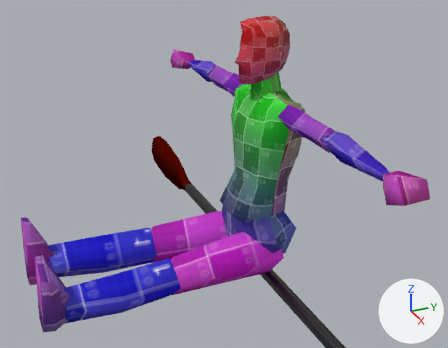
A saved change to the Blender file raw_assets/character.blend.
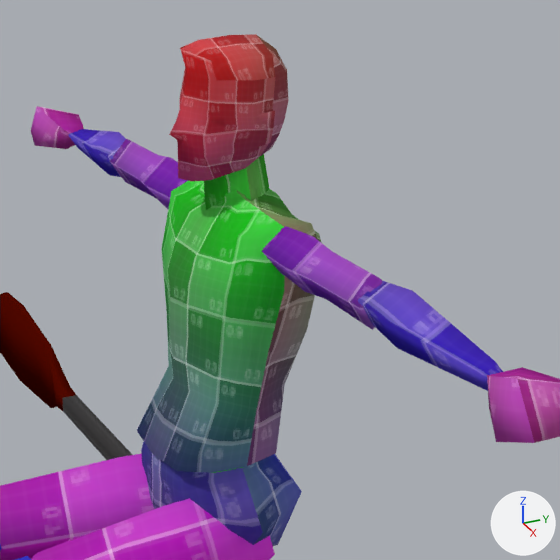
Old and new are each drawn whole from a camera (50 mm lens) standing at (1.998, -1.063, 1.455) and looking at (0.098, -0.208, 0.505) and again close up on the part from 35% to 93% of the width and 0% to 75% of the height. Every picture has the same lights, and +X, +Y and +Z are marked at lower right.

The first close-up shows 'Remo', 'arm.hi.l_Cube.001', 'arm.hi.r_Cube.014', 'arm.lo.l_Cube.003', 'body_Cube', 'body_Cube.001', 'hand.l_Cube.004', 'hand.r_Cube.015', 'head_Cube.016', 'hips_Cube.002', 'leg.hi.l_Cube.005', 'leg.hi.r_Cube.010'.
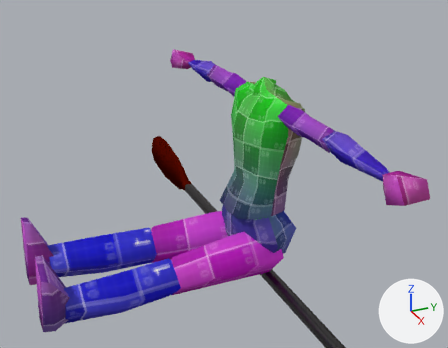
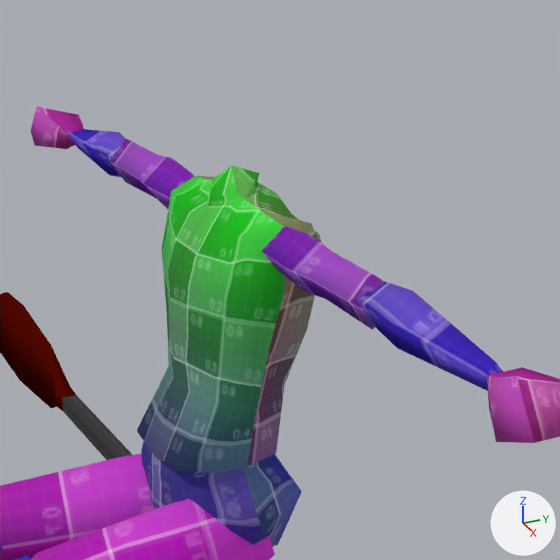
Pixel boxes [x1, y1, x2, y2] of what changed, in the close-ups (560 x 560 px):
'head_Cube.016', hidden
    before: [169, 34, 288, 182]
'body_Cube.001', hidden
    before: [204, 154, 269, 210]

The change, as a diff of the scene's bpy script:
```diff
--- a/raw_assets/character.blend.py
+++ b/raw_assets/character.blend.py
@@ ob_body_cube_001 @@
 ob_body_cube_001.scale = (0.659, 0.659, 0.659)
+ob_body_cube_001.hide_render = True
@@ ob_head_cube_016 @@
 ob_head_cube_016.scale = (0.659, 0.659, 0.659)
+ob_head_cube_016.hide_render = True
```
